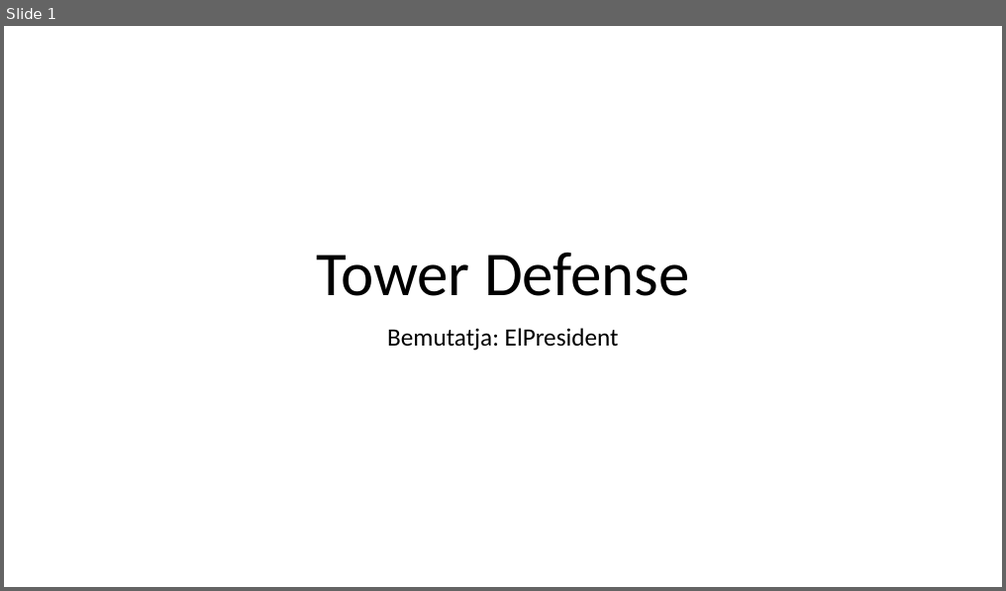
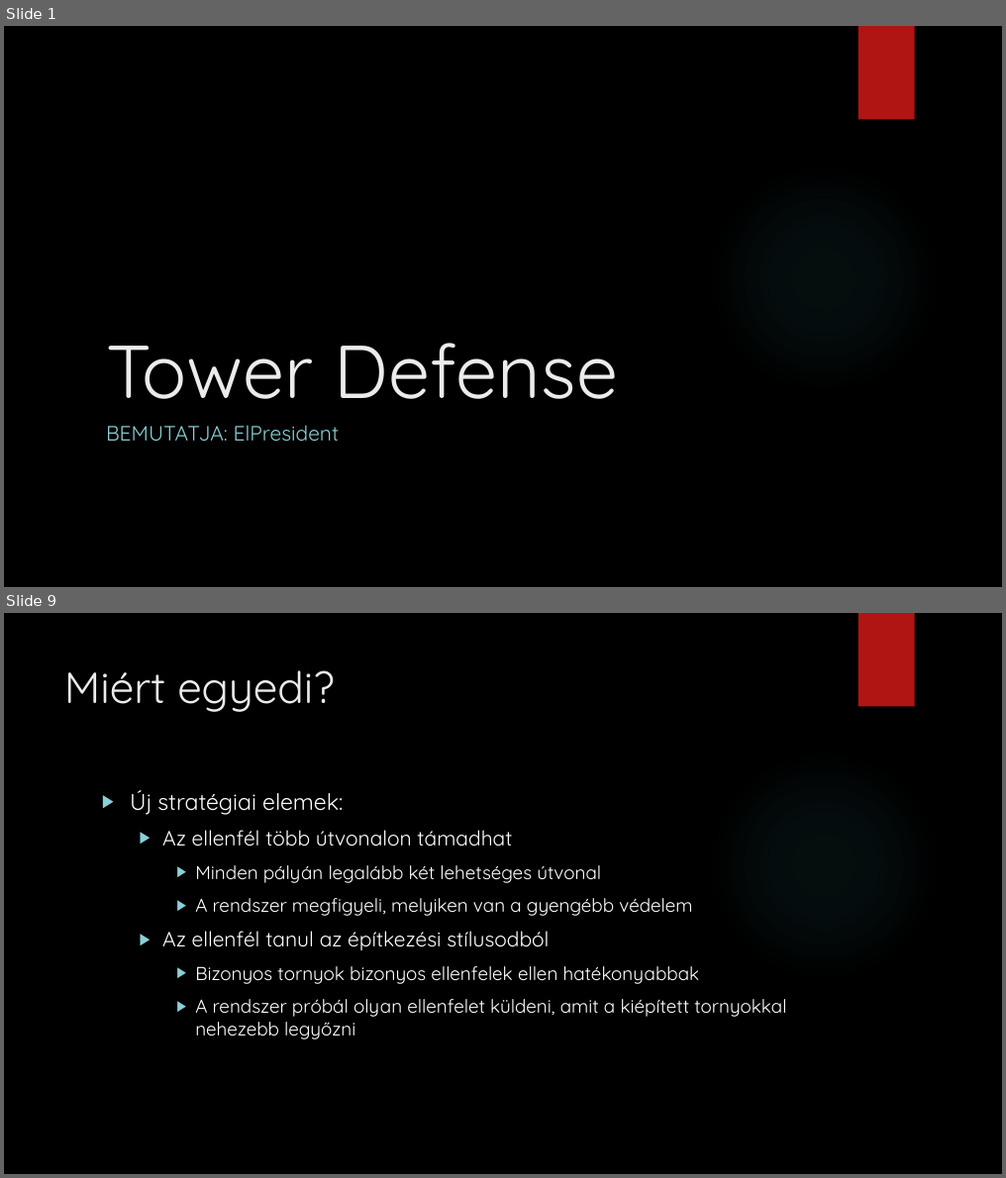
Before and after one commit to AdamBen01/ElPresident, a slide deck: Tower_Defense.pptx. Shown one above the other, each under a label of ours: slide 1 before the commit, slides 1 and 9 after it; the slides between them are not shown. The pictures are 1006x591 and 1006x1178 pixels, drawn with LibreOffice and Linux fonts; fonts in the diff are those of the drawing; background and template pictures are left out. Boxes give left, top, right and bottom in pixels: in the first picture for what was removed or moved away, otherwise in the second. Text is boxed around its words. In the diff, an @@ line names an element or a change of style, - is before the commit and + after.

```diff
--- a/Tower_Defense.pptx
+++ b/Tower_Defense.pptx
@@ slide 9 added at <box>4,613,1002,1174</box>, background picture (left out); not listed: 2 template elements that a slide beside it also shows @@
@@ title added at <box>64,670,334,712</box>, 42 pt, text #EBEBEB @@
+Miért egyedi?
@@ text added at <box>130,790,786,1040</box>, 18 pt, text #FFFFFF @@
+▶ Új stratégiai elemek:
+  ▶ Az ellenfél több útvonalon támadhat
+    ▶ Minden pályán legalább két lehetséges útvonal
+    ▶ A rendszer megfigyeli, melyiken van a gyengébb védelem
+  ▶ Az ellenfél tanul az építkezési stílusodból
+    ▶ Bizonyos tornyok bizonyos ellenfelek ellen hatékonyabbak
+    ▶ A rendszer próbál olyan ellenfelet küldeni, amit a kiépített tornyokkal nehezebb legyőzni
@@ slide 1 changed as well @@
@@ background #FFFFFF to picture (left out) @@
@@ rectangle added at <box>858,26,915,120</box>, fill #B01513 @@
@@ title "Tower Defense": place and size @@
-title "Tower Defense" at <box>316,253,690,296</box>
+title "Tower Defense" at <box>106,343,618,399</box>
@@ title "Tower Defense" at <box>106,343,618,399</box>: size 60 to 72 pt, font Calibri to Quicksand, text colour #000000 to #EBEBEB; alignment centre to left; line spacing 0.9 to 1 @@
@@ ellipse added at <box>709,163,939,393</box>, fill gradient #50B9C1 @@
@@ subtitle at <box>106,425,340,441</box>: text changed; size 24 to 20 pt; font Calibri to Quicksand; text colour #000000 to #8AD0D6 @@
-Bemutatja: ElPresident
+BEMUTATJA: ElPresident
```
Also in this commit, not shown: 2 other slides changed, 8 other slides added, 1 slide removed.
